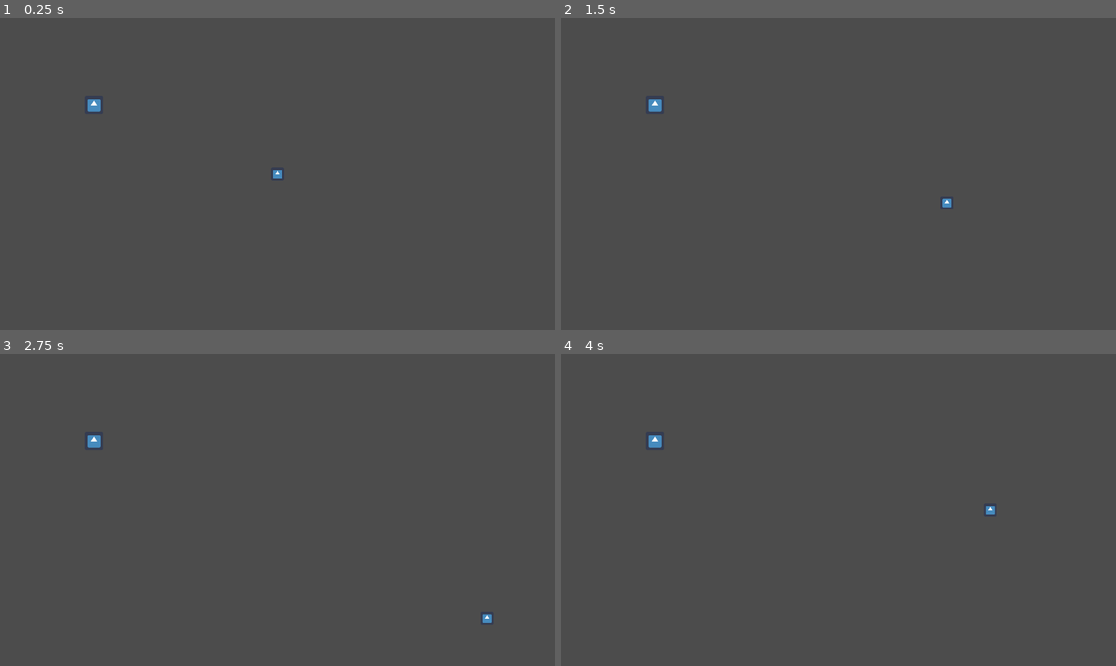
Above: before the commit, frames 1-4 (two rows, left to right).
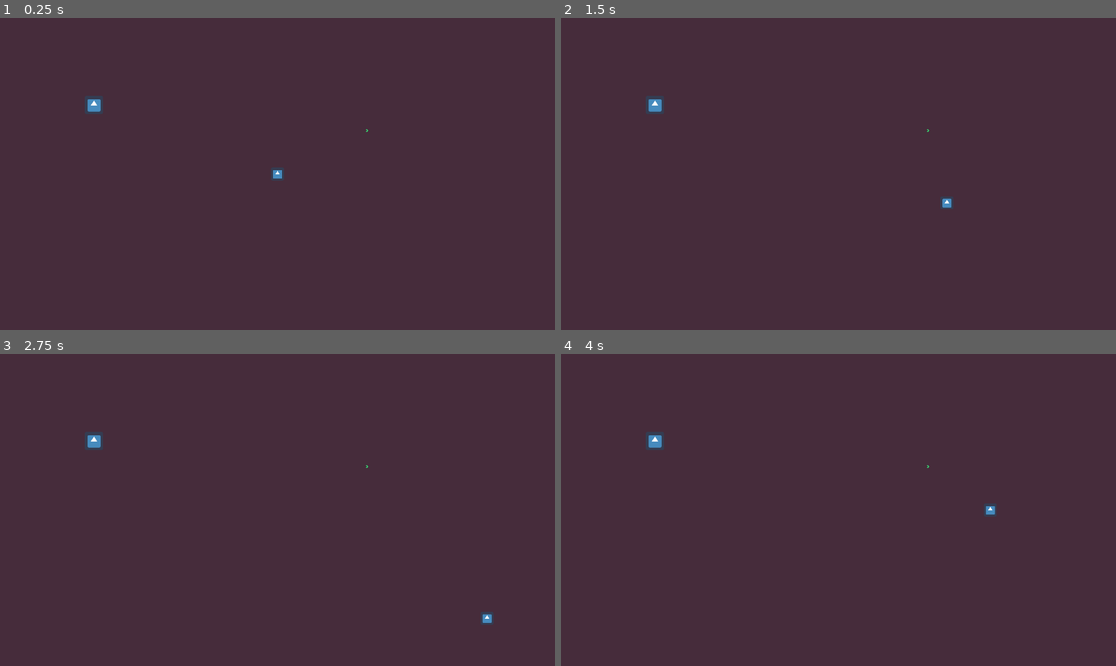
Above: after the commit, the same moments.

Repository: Sarm-88/Open-Day-Game
Game: Godot game, scene res://scenes/Main.tscn
The game is run twice, just before and just after one commit, with the same random seed, the same clock (stepped at 60 frames per second) and the same inputs. The engine's default icon, where the game draws it, is replaced by a stand-in: a white triangle on a blue panel in a dark square.
Inputs:
- Up to frame 1 (0.25 s): no input
- Up to frame 2 (1.5 s): tap Enter at 0.5 s; hold D (right) 0.53-1.28 s; hold S (down) from 1.28 s (still down)
- Up to frame 3 (2.75 s): release S (down) at 2.03 s; hold D (right) from 2.03 s (still down)
- Up to frame 4 (4 s): release D (right) at 2.78 s; hold W (up) 2.78-3.53 s; hold A (left) from 3.53 s (still down)

The runs differ from the first frame. In frame 1, 100% of the frame differs, in the area x 0-100%, y 0-100%; in frame 2, 100%; in frame 3, 100%; in frame 4, 100%.

Commit message:
Projectile

Diff:
--- a/project.godot
+++ b/project.godot
@@ -57,4 +57,5 @@
 
 [rendering]
 
+environment/default_clear_color=Color( 0.278431, 0.176471, 0.235294, 1 )
 environment/default_environment="res://default_env.tres"
--- a/scenes/Main.tscn
+++ b/scenes/Main.tscn
@@ -1,9 +1,10 @@
-[gd_scene load_steps=5 format=2]
+[gd_scene load_steps=6 format=2]
 
 [ext_resource path="res://scenes/Player.tscn" type="PackedScene" id=1]
 [ext_resource path="res://scripts/Root.gd" type="Script" id=2]
 [ext_resource path="res://scenes/Walls.tscn" type="PackedScene" id=3]
 [ext_resource path="res://scenes/Enemy.tscn" type="PackedScene" id=4]
+[ext_resource path="res://scenes/Projectile.tscn" type="PackedScene" id=5]
 
 [node name="Root" type="Node2D"]
 script = ExtResource( 2 )
@@ -16,4 +17,7 @@
 [node name="Enemy" parent="." instance=ExtResource( 4 )]
 position = Vector2( 325, 301 )
 
+[node name="Projectile" parent="." instance=ExtResource( 5 )]
+position = Vector2( 1269, 390 )
+
 [editable path="Player"]
--- /dev/null
+++ b/scenes/Projectile.tscn
@@ -0,0 +1,12 @@
+[gd_scene load_steps=2 format=2]
+
+[ext_resource path="res://assets/ArtPacks/colored_packed.png" type="Texture" id=1]
+
+[node name="Projectile" type="Area2D"]
+
+[node name="CollisionShape2D" type="CollisionShape2D" parent="."]
+
+[node name="Sprite" type="Sprite" parent="."]
+texture = ExtResource( 1 )
+region_enabled = true
+region_rect = Rect2( 436, 340, 8, 8 )
